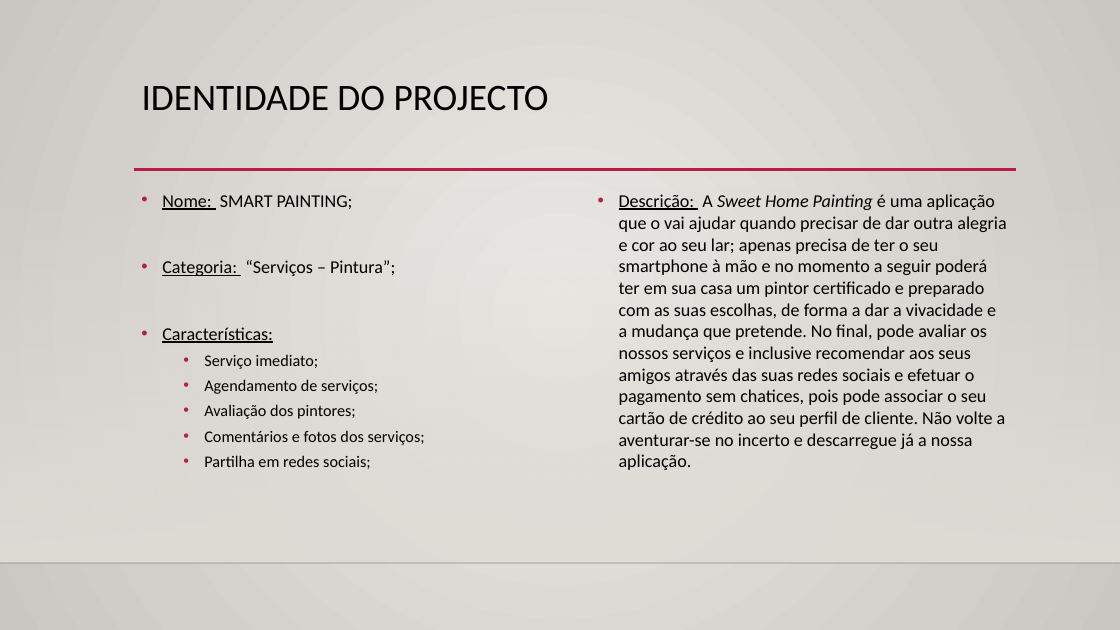
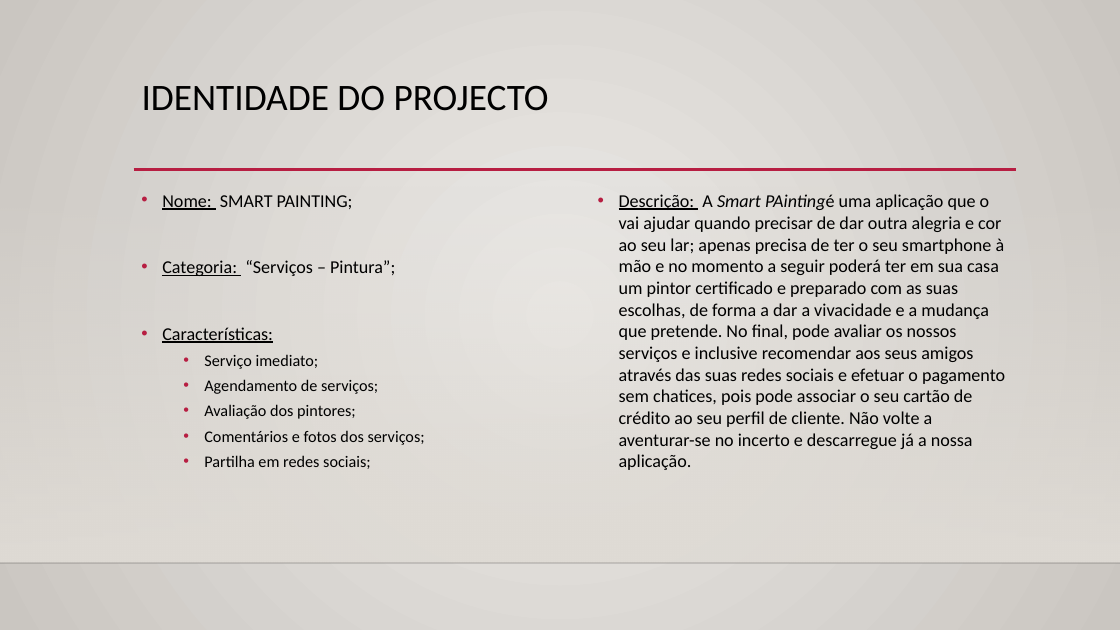
Before and after one commit to JoaoGomes2110/li4-17-18, a slide deck: slide 9 of Fase1/Relatorio/Apresentação LI4.pptx. Drawn at 1120x630 pixels with LibreOffice and Linux fonts; fonts in the diff are those of the drawing; background and template pictures are left out. Boxes give left, top, right and bottom in pixels: in the first picture for what was removed or moved away, otherwise in the second. Text is boxed around its words. In the diff, an @@ line names an element or a change of style, - is before the commit and + after.

```diff
--- a/Fase1/Relatorio/Apresentação LI4.pptx
+++ b/Fase1/Relatorio/Apresentação LI4.pptx
@@ text at [619,194,1005,470]: text changed @@
-• Descrição: A Sweet Home Painting é uma aplicação que o vai ajudar quando precisar de dar outra alegria e cor ao seu lar; apenas precisa de ter o seu smartphone à mão e no momento a seguir poderá ter em sua casa um pintor certificado e preparado com as suas escolhas, de forma a dar a vivacidade e a mudança que pretende. No final, pode avaliar os nossos serviços e inclusive recomendar aos seus amigos através das suas redes sociais e efetuar o pagamento sem chatices, pois pode associar o seu cartão de crédito ao seu perfil de cliente. Não volte a aventurar-se no incerto e descarregue já a nossa aplicação.
+• Descrição: A Smart PAintingé uma aplicação que o vai ajudar quando precisar de dar outra alegria e cor ao seu lar; apenas precisa de ter o seu smartphone à mão e no momento a seguir poderá ter em sua casa um pintor certificado e preparado com as suas escolhas, de forma a dar a vivacidade e a mudança que pretende. No final, pode avaliar os nossos serviços e inclusive recomendar aos seus amigos através das suas redes sociais e efetuar o pagamento sem chatices, pois pode associar o seu cartão de crédito ao seu perfil de cliente. Não volte a aventurar-se no incerto e descarregue já a nossa aplicação.
```
Also in this commit, not shown: 7 other files.
